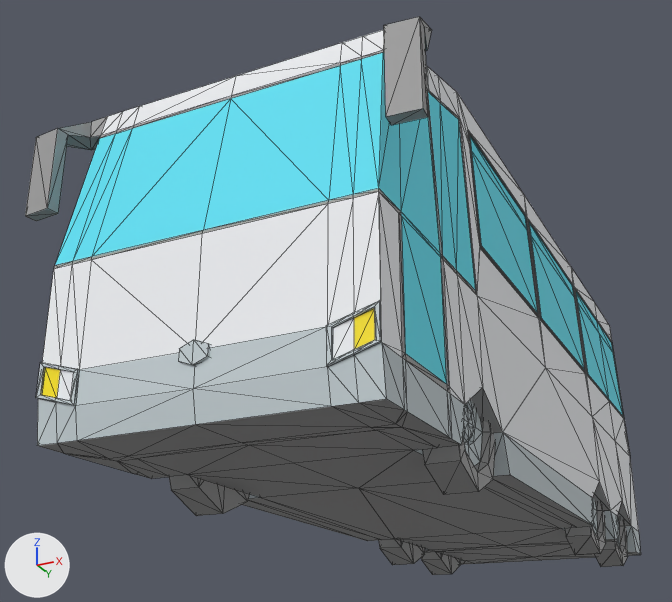
An edit to the glTF model assets/jaywalk/variety/citybus.glb, drawn before and after from the same camera.
Camera for both pictures: a camera (50 mm lens) standing at (9.4, -24.8, -3.5) and looking at (-2.1, -1.9, 6.8). The lights are fixed; the arrows at lower left show +X, +Y and +Z. The picture after the commit comes second. Mesh edges are drawn as thin lines. Where no turn or scale is listed for an object, it has been applied to the vertices. Vertices at exactly the same position are counted once.

Names of what the first picture shows: 'citybus'.
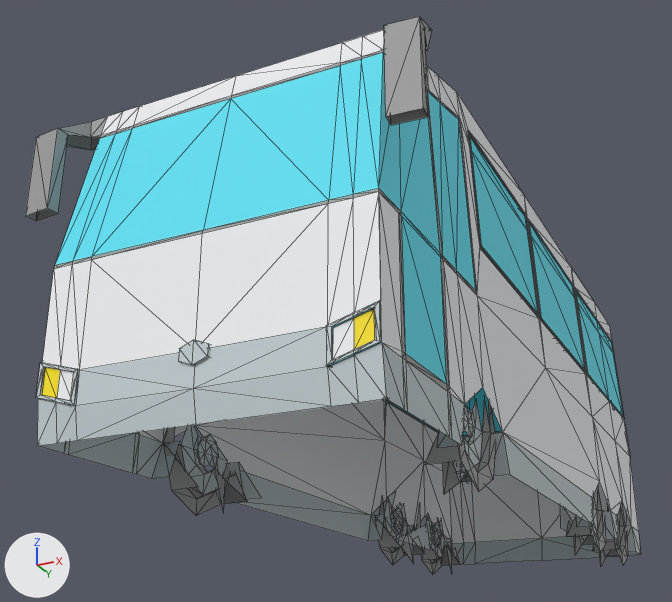
What changed in the scene script:
```text
Change me_citybus:
    used by ob_citybus; location = (0.0, 0.0, 0.0)
    remove me_citybus.from_pydata(...)  # 1113 vertices, 2142 faces; spans x -4.6..4.6, y -11.9..11.9, z 0.0..9.7
    add me_citybus.from_pydata(...)  # 967 vertices, 1497 faces; spans x -4.6..4.6, y -11.9..11.9, z 0.0..9.7
    me_citybus part 1: 146 vertices removed from x -3.5..3.5, y -11.5..11.6, z 0.6..4.5
```

Where the change shows, as pixel boxes (x1, y1, x2, y2) in the pictures (672 x 602 px):
part 1 of me_citybus, deleted: before (57, 361, 631, 564)
